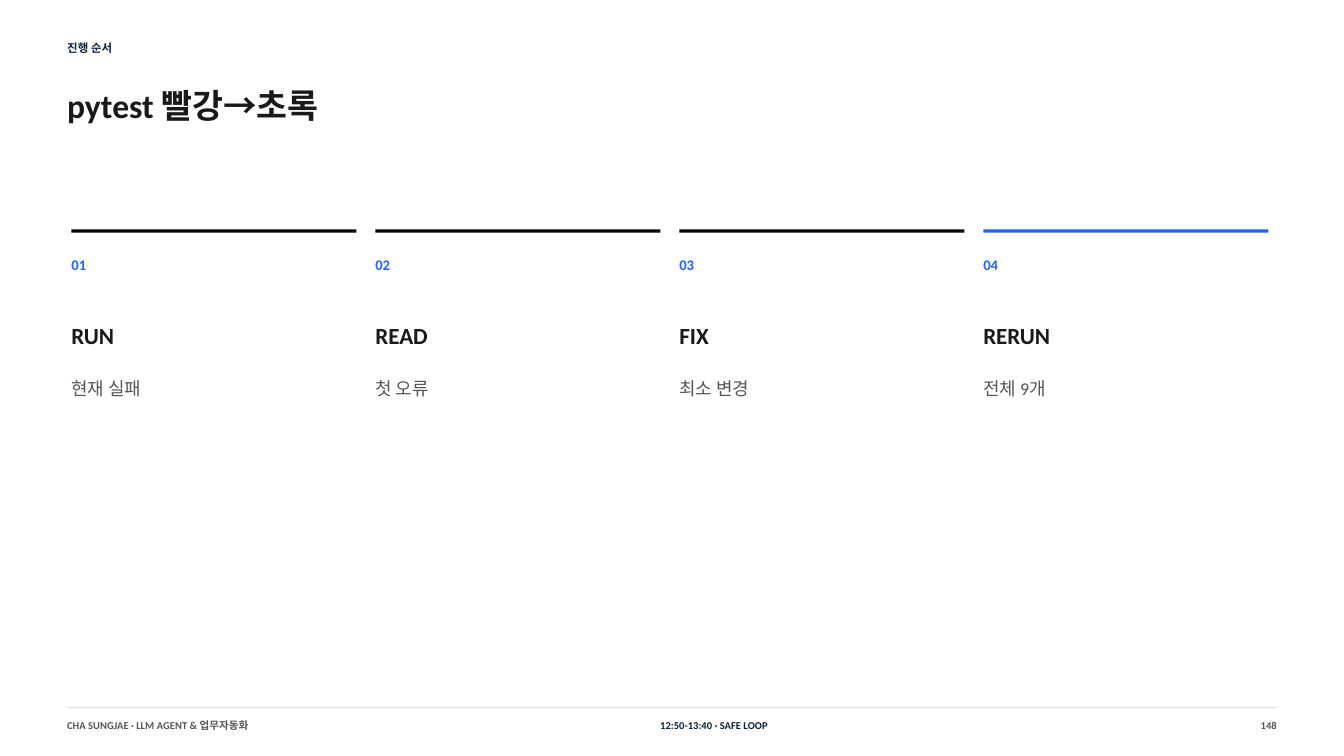
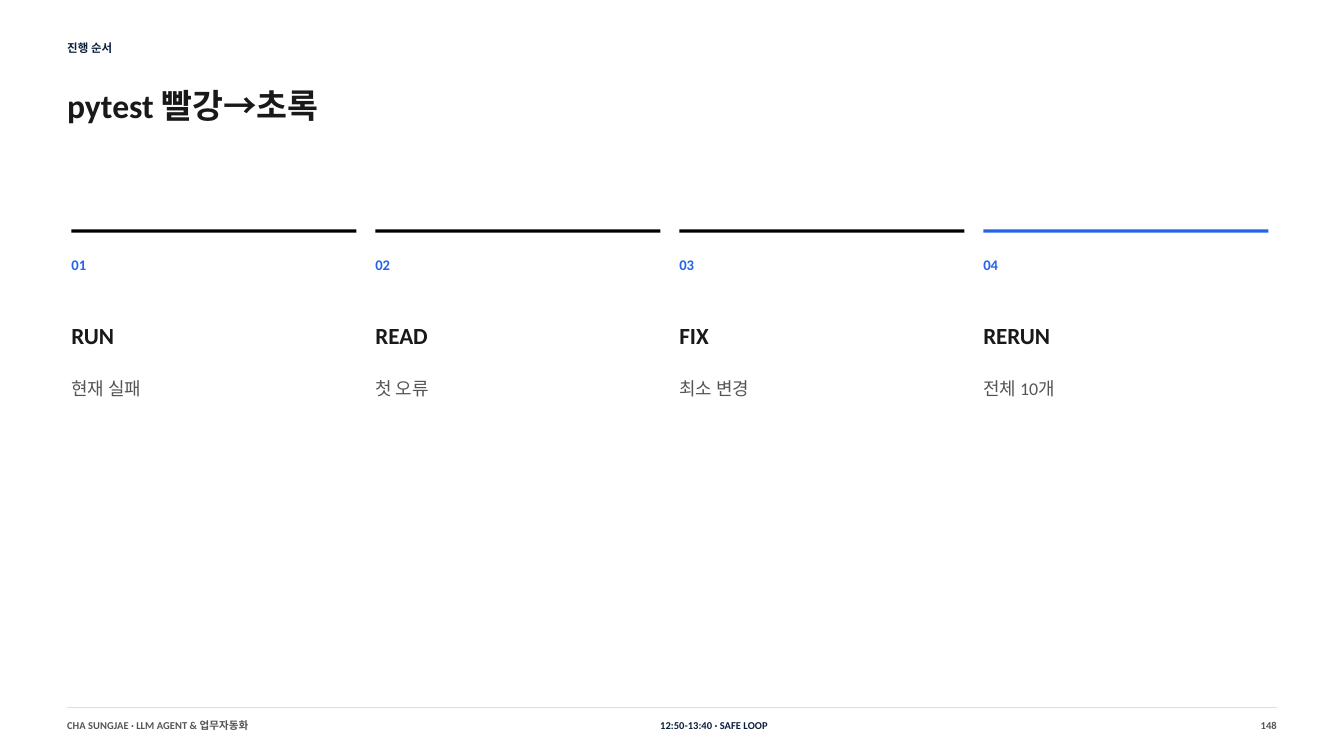
Before and after one commit to smilesjcha/llm-agent-and-workflow-automation, a slide deck: slide 148 of slides/IPA_LLM_Agent_업무자동화_Day1_2026-08-23_MUSINSA_PARTS_270p.pptx. Drawn at 1344x756 pixels with LibreOffice and Linux fonts; fonts in the diff are those of the drawing. Boxes give left, top, right and bottom in pixels: in the first picture for what was removed or moved away, otherwise in the second. Text is boxed around its words. In the diff, an @@ line names an element or a change of style, - is before the commit and + after.

```diff
--- a/slides/IPA_LLM_Agent_업무자동화_Day1_2026-08-23_MUSINSA_PARTS_270p.pptx
+++ b/slides/IPA_LLM_Agent_업무자동화_Day1_2026-08-23_MUSINSA_PARTS_270p.pptx
@@ text at (x1=983, y1=380, x2=1055, y2=397): text changed @@
-전체 9개
+전체 10개
```
Also in this commit, not shown: 14 other slides changed, 15 other files.
